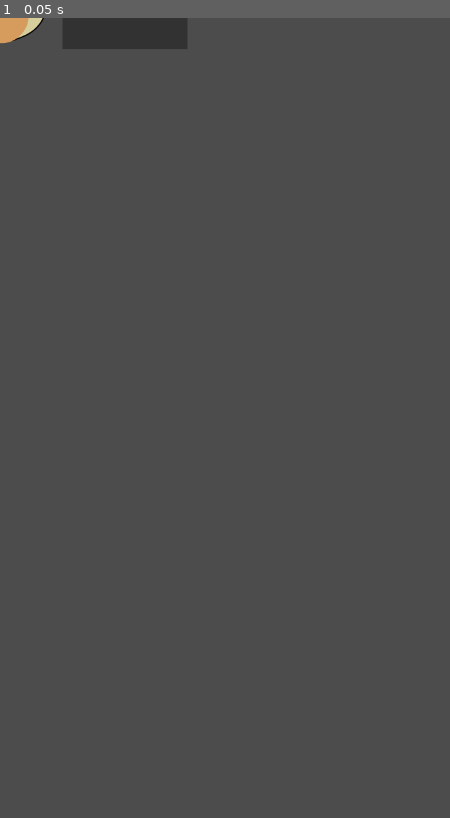
Above: before the commit, frame 1.
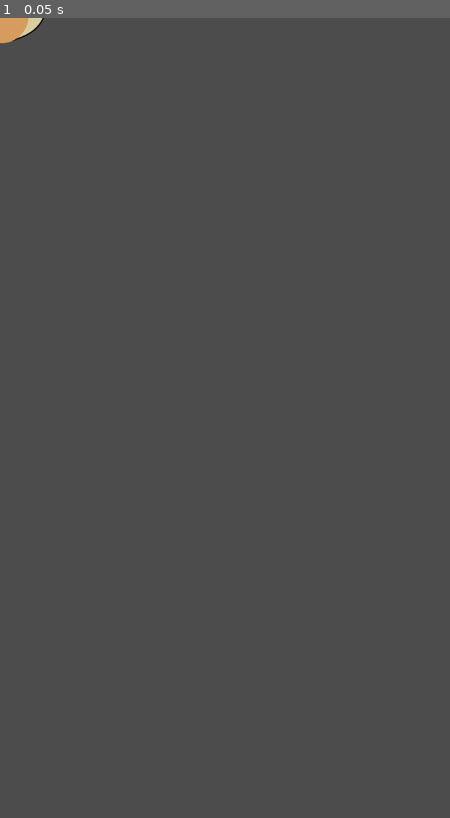
Above: after the commit, the same moment.

Repository: algch/bricks
Game: Godot game, scene res://player/player.tscn
Two runs of this game, one before a commit and one after it. Both use one fixed random seed, a clock stepped at 60 frames per second and the inputs below. This scene is started directly instead of the project's main scene.
Inputs:
- Up to frame 1 (0.05 s): no input

The runs differ from the first frame. In frame 1, 1.1% of the frame differs, in the area x 14-42%, y 0-4%.
Error before the commit: Invalid get index 'is_player_turn' (on base: 'null instance'). (res://player/player.gd:44)
Error after the commit: Parse Error: The method "pritn" isn't declared in the current class. (res://player/player.gd:13)

Commit message:
added bases

Diff:
--- a/brick/brick.gd
+++ b/brick/brick.gd
@@ -3,7 +3,7 @@
 const X_SIZE = 80
 const Y_SIZE = 40
 
-const X_SPEED = 120
+const X_SPEED = 200
 const Y_SPEED = 30
 
 var move_dir = null
@@ -11,7 +11,6 @@
 
 onready var arena = get_node('/root/arena')
 
-# TODO rpc call is being executed in the wrong brick
 
 func _ready():
 	if not type:
--- /dev/null
+++ b/player/base.gd
@@ -0,0 +1,14 @@
+extends StaticBody2D
+
+signal base_created
+signal base_destroyed
+
+func handleWeaponCollision(collider):
+	queue_free()
+	emit_signal('base_destroyed')
+	# TODO trigger gameover check
+
+func _ready():
+	connect('base_created', get_parent(), '_on_base_created')
+	connect('base_destroyed', get_parent(), '_on_base_destroyed')
+	emit_signal('base_created')
--- /dev/null
+++ b/player/base.tscn
@@ -0,0 +1,16 @@
+[gd_scene load_steps=3 format=2]
+
+[ext_resource path="res://player/base.gd" type="Script" id=1]
+
+[sub_resource type="CircleShape2D" id=1]
+radius = 60.0
+
+[node name="base" type="StaticBody2D"]
+script = ExtResource( 1 )
+
+[node name="CollisionShape2D" type="CollisionShape2D" parent="."]
+shape = SubResource( 1 )
+
+[node name="AnimatedSprite" type="AnimatedSprite" parent="." groups=[
+"collisionable",
+]]
--- a/player/player.gd
+++ b/player/player.gd
@@ -4,19 +4,27 @@
 
 onready var arena = get_node('/root/arena/')
 var is_player = false
+var bases = 0
 
 func init(player):
 	is_player = player
 
-func _ready():
-	pass
+func _on_base_created():
+	pritn('base created')
+	bases += 1
+
+func _on_base_destroyed():
+	pritn('base destroyed')
+	bases -= 1
+	if bases <= 0:
+		print('game over')
 
 func shootArrow():
 	if not is_player:
 		return
 
 	var mouse_pos = get_global_mouse_position()
-	var start_pos = $nozzle.get_global_position()
+	var start_pos = $shooter/nozzle.get_global_position()
 
 	var arrow_dir = (mouse_pos - start_pos).normalized()
 	var arrow = arrow_class.instance()
@@ -26,7 +34,7 @@
 	get_parent().add_child(arrow)
 
 remote func syncArrow(x_pos, dir):
-	var start_pos = $nozzle.get_global_position()
+	var start_pos = $shooter/nozzle.get_global_position()
 	start_pos.x = x_pos
 
 	var arrow = arrow_class.instance()
--- a/player/player.tscn
+++ b/player/player.tscn
@@ -25,26 +25,41 @@
 [ext_resource path="res://player/animations/aim/Player0002.png" type="Texture" id=23]
 [ext_resource path="res://player/animations/aim/Player0004.png" type="Texture" id=24]
 [ext_resource path="res://player/player.gd" type="Script" id=25]
+[ext_resource path="res://player/base.tscn" type="PackedScene" id=26]
 
 [sub_resource type="SpriteFrames" id=1]
 animations = [ {
+"frames": [ ExtResource( 15 ), ExtResource( 14 ), ExtResource( 1 ), ExtResource( 2 ), ExtResource( 16 ), ExtResource( 18 ), ExtResource( 17 ), ExtResource( 19 ) ],
+"loop": true,
+"name": "shoot",
+"speed": 24.0
+}, {
 "frames": [ ExtResource( 22 ), ExtResource( 23 ), ExtResource( 20 ), ExtResource( 24 ), ExtResource( 3 ), ExtResource(  …(191 unchanged characters)…
 "loop": true,
 "name": "aim",
-"speed": 24.0
-}, {
-"frames": [ ExtResource( 15 ), ExtResource( 14 ), ExtResource( 1 ), ExtResource( 2 ), ExtResource( 16 ), ExtResource( 18 ), ExtResource( 17 ), ExtResource( 19 ) ],
-"loop": true,
-"name": "shoot",
 "speed": 24.0
 } ]
 
 [node name="player" type="Node2D"]
 script = ExtResource( 25 )
 
-[node name="AnimatedSprite" type="AnimatedSprite" parent="."]
+[node name="shooter" type="AnimatedSprite" parent="."]
 frames = SubResource( 1 )
 animation = "aim"
 
-[node name="nozzle" type="Position2D" parent="."]
+[node name="nozzle" type="Position2D" parent="shooter"]
 position = Vector2( 0, -115 )
+
+[node name="base" parent="." instance=ExtResource( 26 )]
+
+[node name="base2" parent="." instance=ExtResource( 26 )]
+position = Vector2( 150, 0 )
+
+[node name="base3" parent="." instance=ExtResource( 26 )]
+position = Vector2( -150, 0 )
+
+[node name="base4" parent="." instance=ExtResource( 26 )]
+position = Vector2( -300, 0 )
+
+[node name="base5" parent="." instance=ExtResource( 26 )]
+position = Vector2( 300, 0 )
Not shown: 1 places in player/player.tscn that only renumber resources
